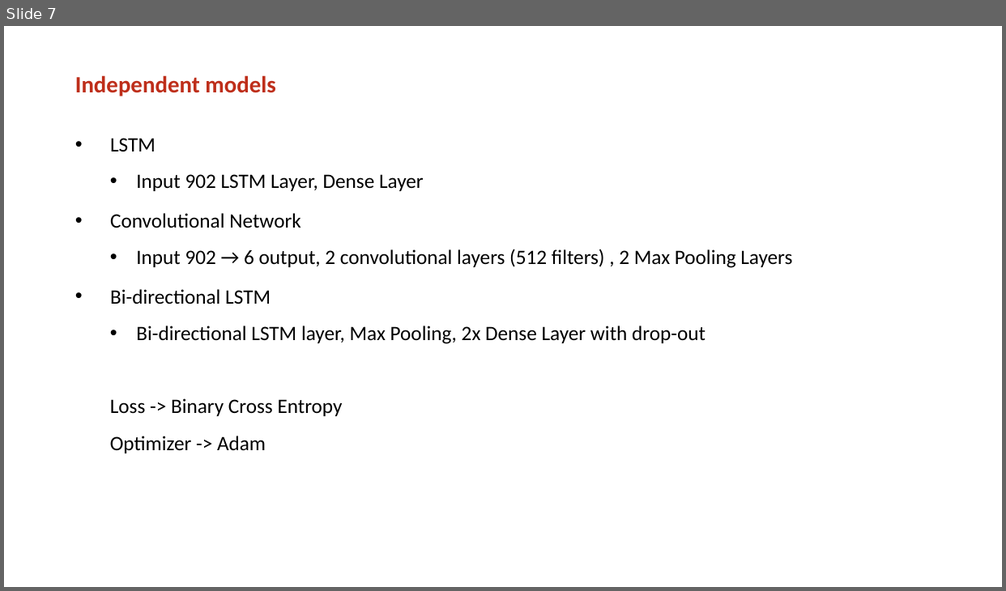
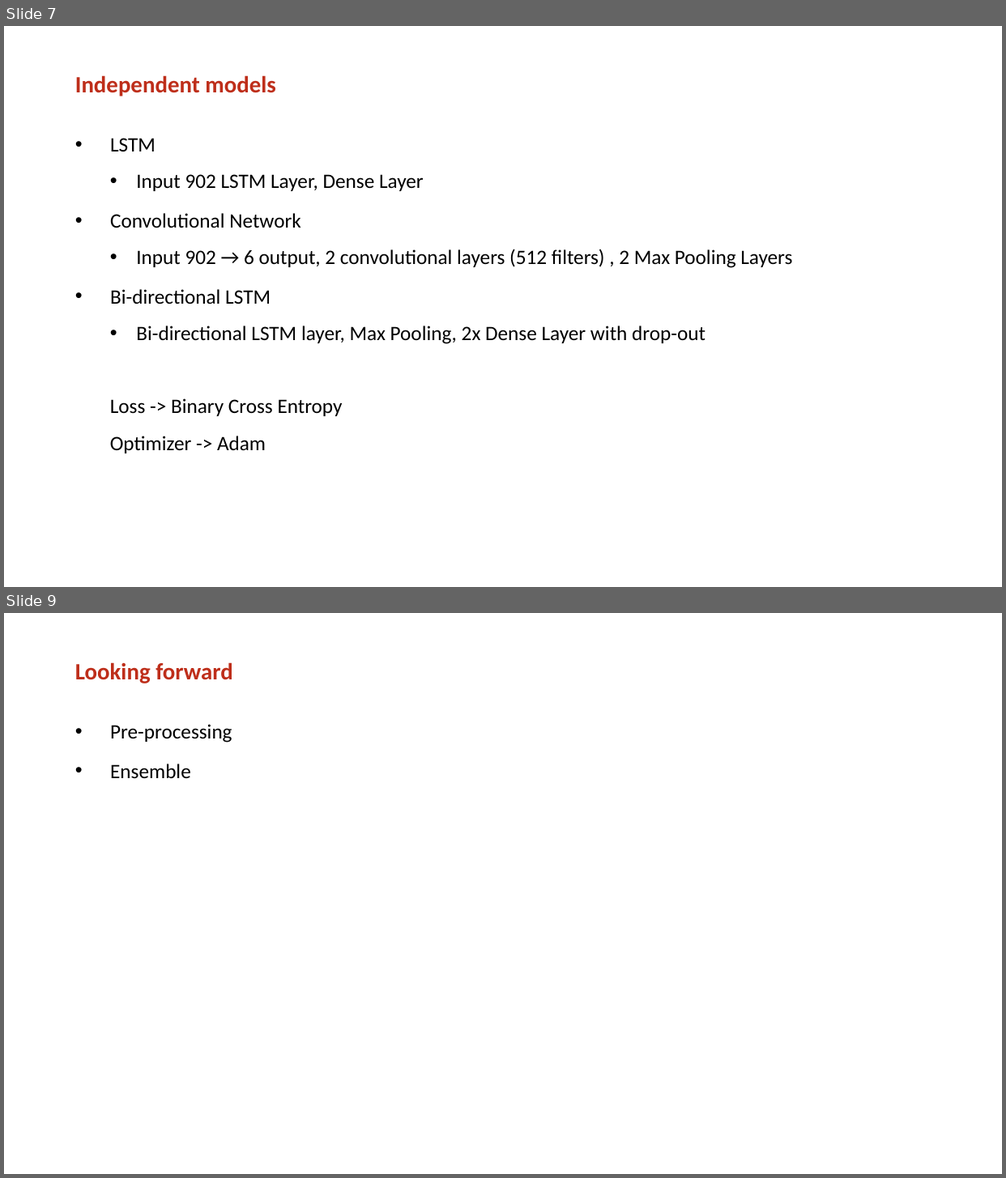
Before and after one commit to ScaleRunner/MLoB, a slide deck: final_presentation_1.pptx. Shown one above the other, each under a label of ours: slide 7 before the commit, slides 7 and 9 after it; the slides between them are not shown. The pictures are 1006x591 and 1006x1178 pixels, drawn with LibreOffice and Linux fonts; fonts in the diff are those of the drawing; background and template pictures are left out. Boxes give left, top, right and bottom in pixels: in the first picture for what was removed or moved away, otherwise in the second. Text is boxed around its words. In the diff, an @@ line names an element or a change of style, - is before the commit and + after.

```diff
--- a/final_presentation_1.pptx
+++ b/final_presentation_1.pptx
@@ slide 9 added at box(4, 613, 1002, 1174), background picture (left out) @@
@@ title added at box(75, 662, 232, 683), 32 pt, text #BE2E1A, bold @@
+Looking forward
@@ text added at box(110, 724, 232, 779), 28 pt, text #000000 @@
+• Pre-processing
+• Ensemble
```
Also in this commit, not shown: 4 slides changed, 1 other file.
